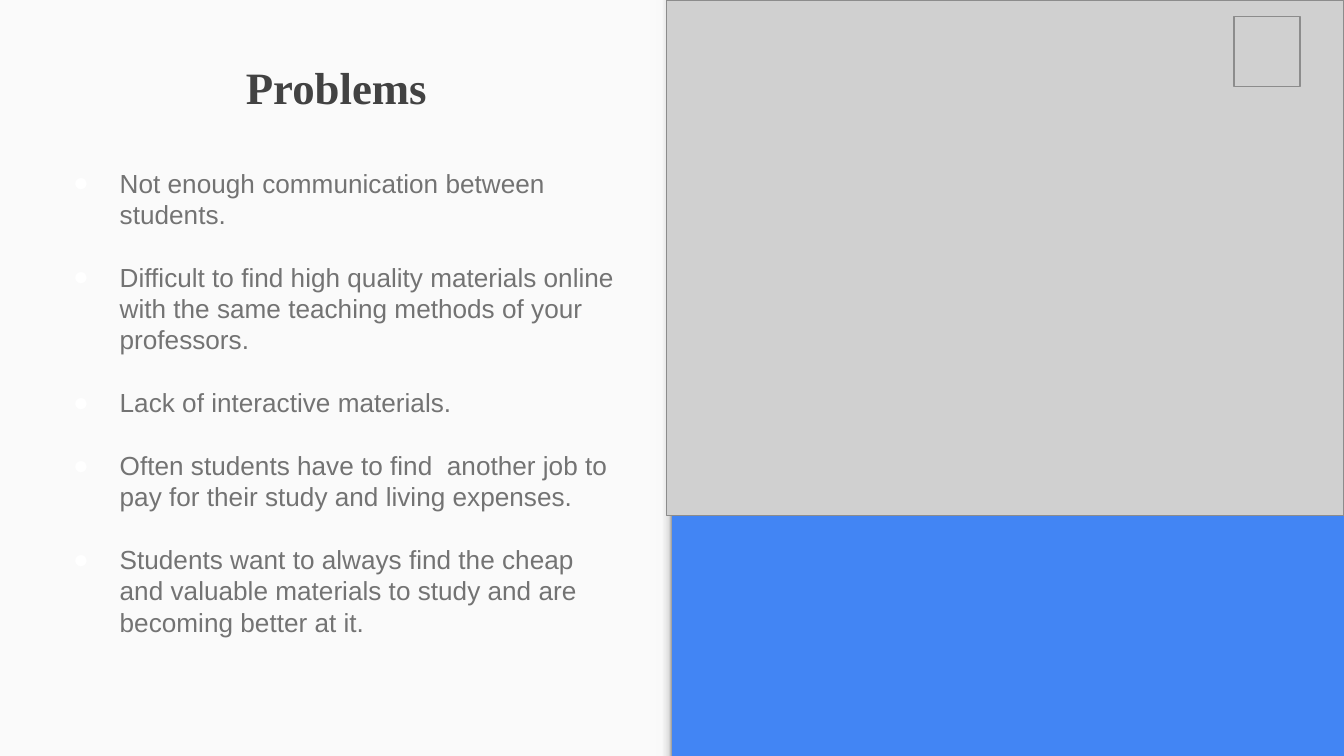
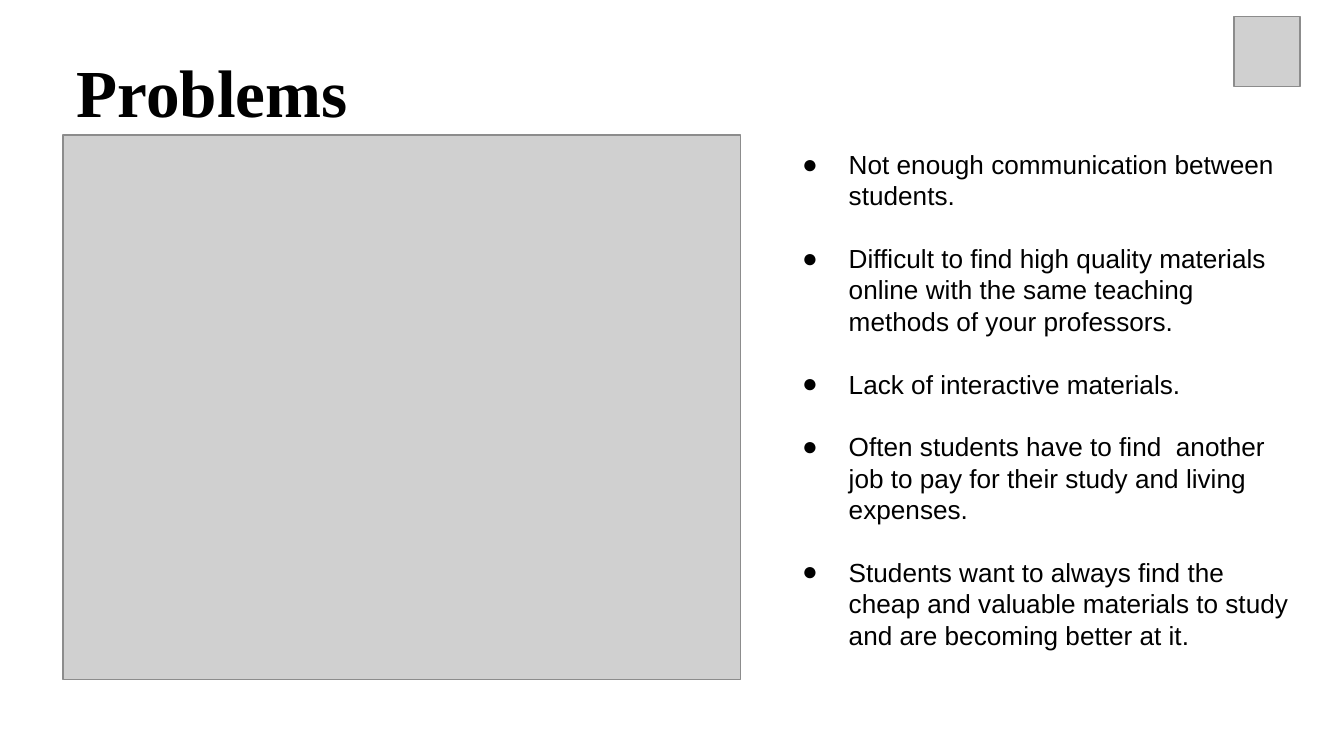
Before and after one commit to andreaardenti/Stusmart2, a slide deck: slide 3 of files/Final_Pitch.pptx. Drawn at 1344x756 pixels with LibreOffice and Linux fonts; fonts in the diff are those of the drawing; grey boxes stand for pictures. Boxes give left, top, right and bottom in pixels: in the first picture for what was removed or moved away, otherwise in the second. Text is boxed around its words. In the diff, an @@ line names an element or a change of style, - is before the commit and + after.

```diff
--- a/files/Final_Pitch.pptx
+++ b/files/Final_Pitch.pptx
@@ background #4285F4 to #FFFFFF @@
@@ rectangle removed at (0,0,672,755) @@
@@ rectangle removed at (656,0,672,755) @@
@@ title "Problems": place and size @@
-title "Problems" at (246,73,427,105)
+title "Problems" at (77,70,348,118)
@@ title "Problems" at (77,70,348,118): size 24 to 36 pt, text colour #424242 to #000000; alignment centre to left; vertical alignment bottom to top @@
@@ picture: place and size @@
-picture at (667,0,1344,516)
+picture at (63,134,741,679)
@@ text "Not enough communication between students.": place and size @@
-text "Not enough communication between students." at (120,174,614,638)
+text "Not enough communication between students." at (849,155,1288,650)
@@ text "Not enough communication between students." at (849,155,1288,650): text colour #737373 to #000000; bullet colour #737373 to #000000 @@
```
Also in this commit, not shown: 5 other slides changed, 7 slides added, 8 slides removed, 1 other file.
